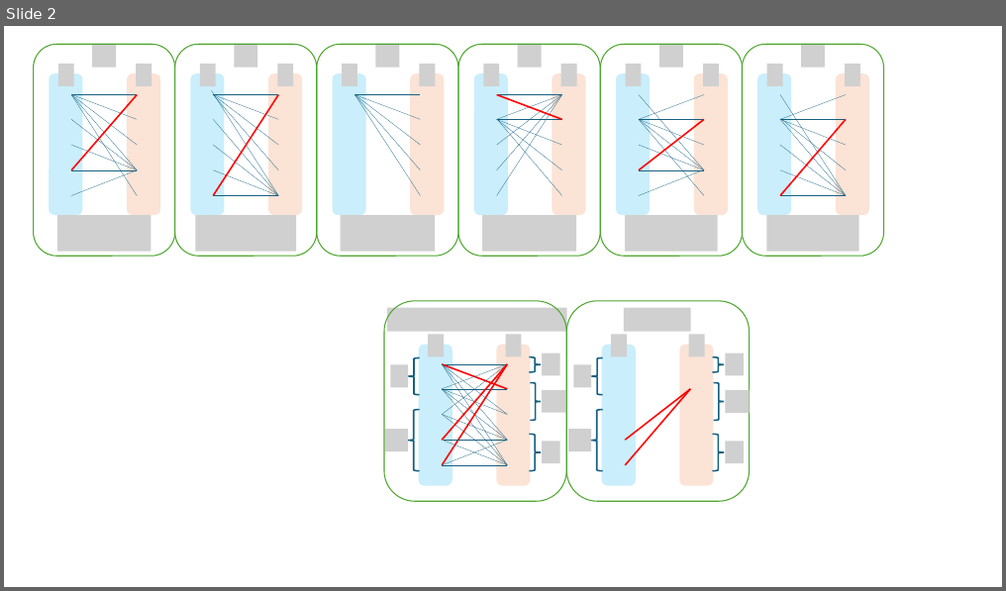
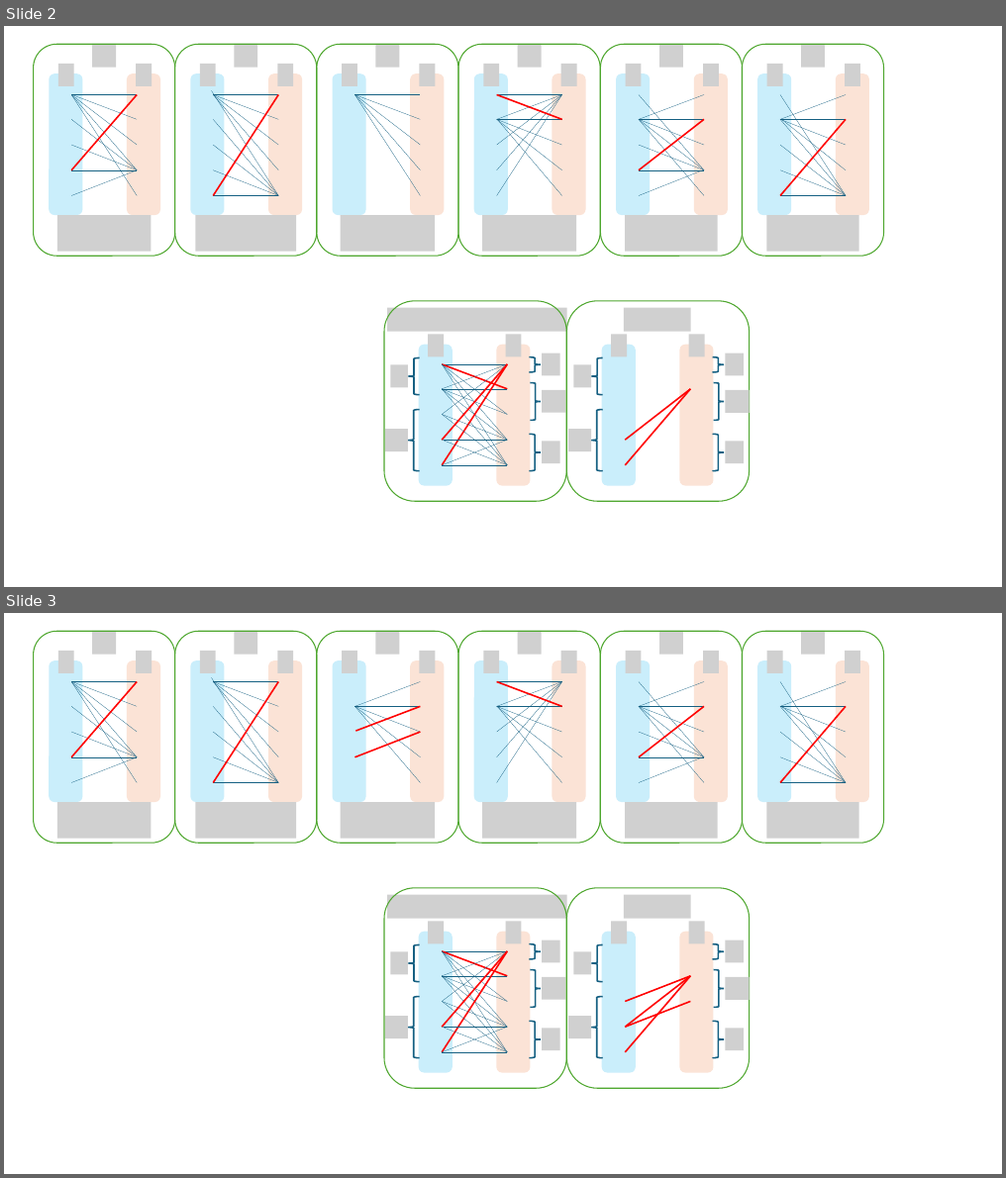
Before and after one commit to TomoyukiUchida/JournalofCompactnessofRP, a slide deck: IEICE_Rev/lem11-prop4/figs/Lem11-Prop4_Fig.pptx. Shown one above the other, each under a label of ours: slide 2 before the commit, slides 2 and 3 after it. The pictures are 1006x591 and 1006x1178 pixels, drawn with LibreOffice and Linux fonts; fonts in the diff are those of the drawing; grey boxes stand for pictures; background and template pictures are left out. Boxes give left, top, right and bottom in pixels: in the first picture for what was removed or moved away, otherwise in the second. Text is boxed around its words. In the diff, an @@ line names an element or a change of style, - is before the commit and + after.

```diff
--- a/IEICE_Rev/lem11-prop4/figs/Lem11-Prop4_Fig.pptx
+++ b/IEICE_Rev/lem11-prop4/figs/Lem11-Prop4_Fig.pptx
@@ slide 3 added at bbox=[4, 613, 1002, 1174], background #FFFFFF @@
@@ group added at bbox=[33, 631, 174, 843]: 10 lines, 4 pictures, 3 rounded rectangles @@
@@ group added at bbox=[174, 631, 316, 843]: 10 lines, 4 pictures, 3 rounded rectangles @@
@@ group added at bbox=[458, 631, 600, 843]: 10 lines, 4 pictures, 3 rounded rectangles @@
@@ group added at bbox=[317, 631, 458, 843]: 5 lines, 4 pictures, 3 rounded rectangles @@
@@ line added from (355, 731) to (420, 707), #FF0000 1.5 pt @@
@@ group added at bbox=[601, 631, 743, 843]: 10 lines, 4 pictures, 3 rounded rectangles @@
@@ group added at bbox=[743, 631, 884, 843]: 10 lines, 4 pictures, 3 rounded rectangles @@
@@ line added from (355, 758) to (420, 732), #FF0000 1.5 pt @@
@@ group added at bbox=[384, 888, 567, 1089]: 20 lines, 8 pictures, 3 rounded rectangles, 3 right braces, 2 left braces @@
@@ line added from (626, 1001) to (690, 976), #FF0000 1.5 pt @@
@@ group added at bbox=[567, 888, 749, 1089]: 8 pictures, 3 rounded rectangles, 3 right braces, 2 left braces, 2 lines @@
@@ line added from (626, 1027) to (690, 1001), #FF0000 1.5 pt @@
```
Also in this commit, not shown: 10 other files.
